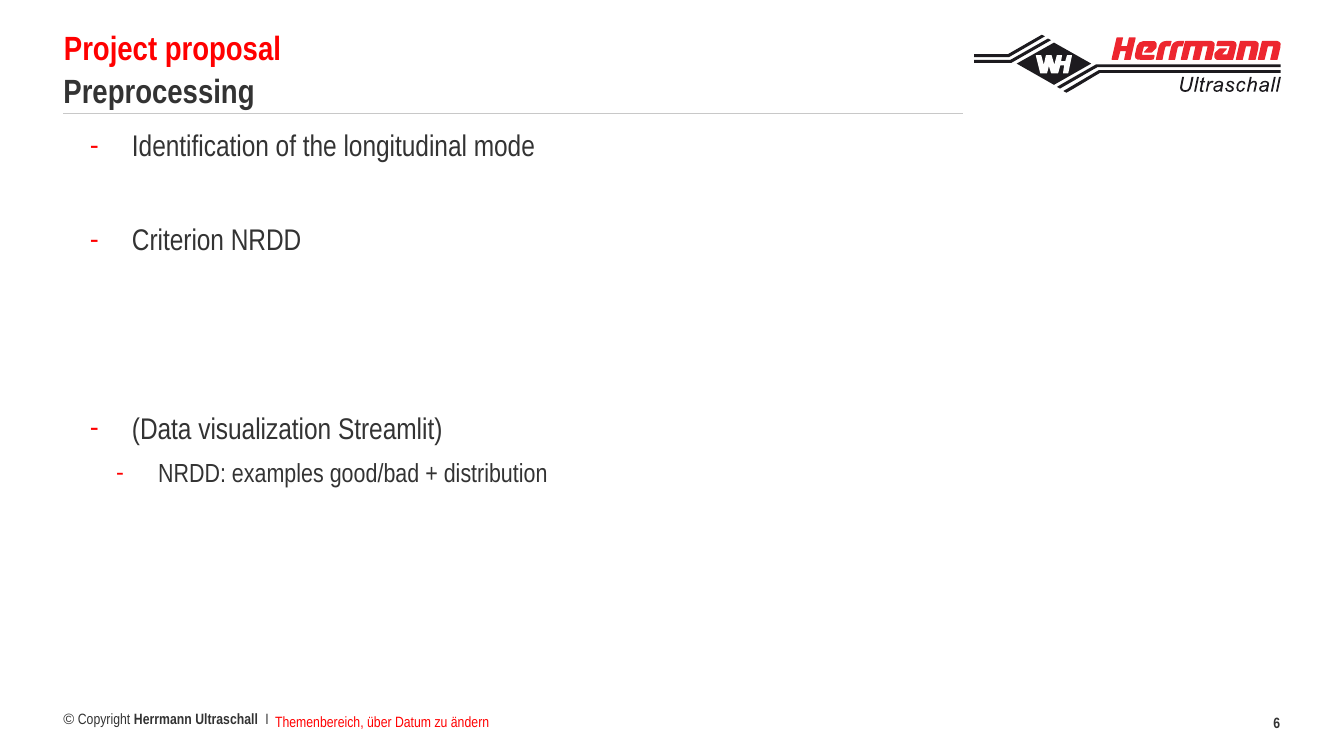
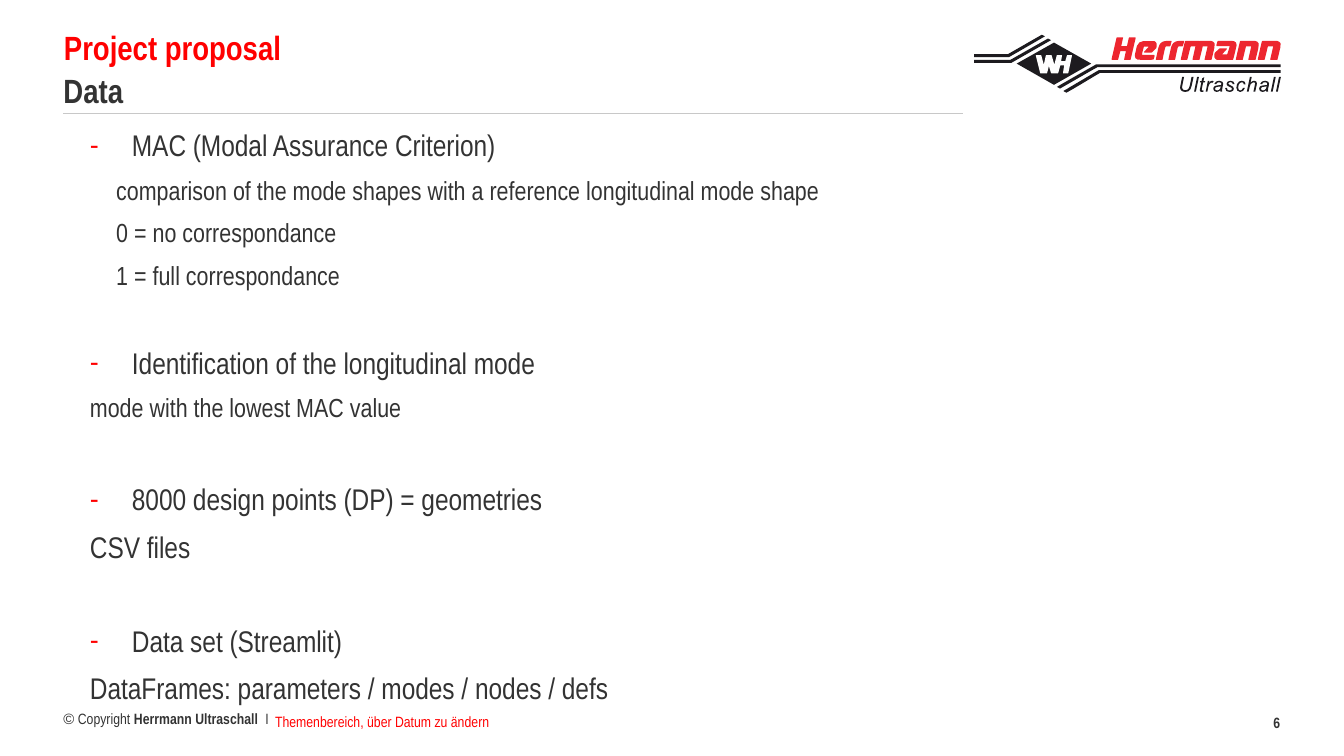
Before and after one commit to francoisbrouet/sep24_cds_int_us-welding, a slide deck: slide 6 of defense/Project defense Francois Brouet.pptx. Drawn at 1344x756 pixels with LibreOffice and Linux fonts; fonts in the diff are those of the drawing; background and template pictures are left out. Boxes give left, top, right and bottom in pixels: in the first picture for what was removed or moved away, otherwise in the second. Text is boxed around its words. In the diff, an @@ line names an element or a change of style, - is before the commit and + after.

```diff
--- a/defense/Project defense Francois Brouet.pptx
+++ b/defense/Project defense Francois Brouet.pptx
@@ title at box(63, 80, 123, 104): text changed @@
-Preprocessing
+Data
@@ text at box(116, 134, 818, 290): paragraphs added @@
+  – MAC (Modal Assurance Criterion)
+    comparison of the mode shapes with a reference longitudinal mode shape
+    0 = no correspondance
+    1 = full correspondance
@@ text at box(90, 398, 608, 705): text changed @@
-  – Criterion NRDD
-  – (Data visualization Streamlit)
-    – NRDD: examples good/bad + distribution
+  mode with the lowest MAC value
+  – 8000 design points (DP) = geometries
+  CSV files
+  – Data set (Streamlit)
+  DataFrames: parameters / modes / nodes / defs
```
Also in this commit, not shown: 2 other slides changed, 4 slides added, 3 other files.
